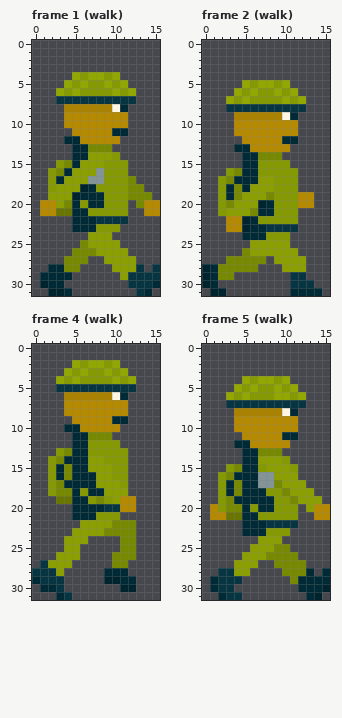
Two states of a pixel-art file, Visitant/Assets/Sprites/military guypv.aseprite. The picture above is the old version.
16x32 pixels, 13 frames. Colours within 5 levels of each other are drawn and written as one. Shown: frame 1 (walk), frame 2 (walk), frame 4 (walk), frame 5 (walk). The commit also changed other frames, which this record leaves out.
Once edited:
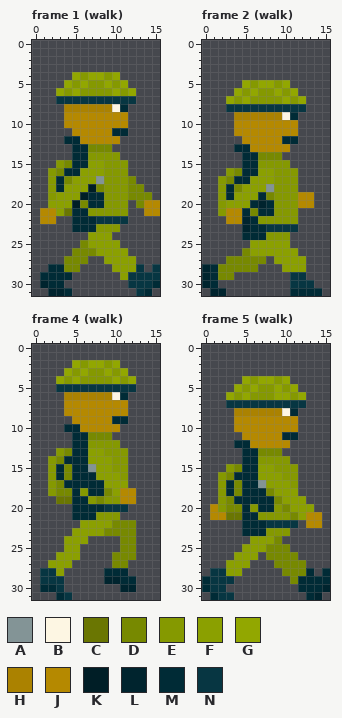
Palette (. is transparent): A #839496  B #fdf6e3  C #6a7602  D #778900  E #859900  F #8ba000  G #92a700  H #ab8200  J #b58900  K #001e26  L #00242e  M #002b36  N #073642
The edit:
Frame 1 (walk), layers "arm ö", "vapen", "kropp":
y 14: x 7..9 FFF -> EEE
y 15: x 6 F -> M
y 16: x 5 F -> M; x 8 A -> F
y 17: x 4 F -> D; x 7 A -> F
y 18: x 3 F -> M; x 6..8 LME -> FKD
y 19: x 2 F -> E; x 5..6 LM -> FK
y 20: x 1..2 JJ -> .F; x 4..6 DME -> FKD
y 21: x 3 C -> F
y 22: x 1..2 .. -> JJ
Frame 2 (walk), layer "arm ö":
y 16: x 7..8 EE -> FF
y 17: x 6 M -> F
y 18: x 5 M -> F; x 8 F -> A
y 19: x 4 D -> F; x 7 F -> M
y 20: x 3 D -> F; x 6 F -> M
y 21: x 3..5 FFF -> JJM
y 23: x 3..4 JJ -> ..
Frame 4 (walk), layers "arm ö", "ben ö":
y 13: x 7..8 EE -> FF
y 14: x 9 E -> F
y 15: x 7 F -> A
y 16: x 10 E -> F
y 17: x 8 F -> M; x 11 E -> F
y 18: x 9 F -> D; x 11..12 F. -> JJ
y 19: x 10 F -> E
y 20: x 11..12 JJ -> N.
y 27: x 1 N -> .
y 28: x 0 N -> .
y 29: x 0 M -> .
Frame 5 (walk), layers "arm ö", "ben ö", "kropp":
y 14: x 7..9 FFF -> EEE
y 15: x 7 E -> F; x 9..10 FF -> EE
y 16: x 7..8 AA -> FF; x 10..11 FF -> EE
y 17: x 8..9 AD -> FF; x 11..12 FF -> E.
y 18: x 8..10 EED -> DFF; x 12..13 FF -> ..
y 19: x 9..11 EED -> DFF; x 13..14 FF -> ..
y 20: x 10..12 EE. -> DFF; x 14..15 JJ -> ..
y 21: x 11..13 E.. -> DFJ; x 15 J -> .
y 22: x 13..14 .. -> JJ
y 24: x 6 . -> F; x 9 F -> D
y 25: x 5 . -> F; x 8 F -> D
y 26: x 4 . -> F; x 7 F -> .
y 27: x 3 . -> F; x 6 F -> .
y 28: x 1 . -> N; x 3 N -> F; x 5 F -> .
y 29: x 0..1 .M -> MN; x 4 N -> .
y 30: x 0..1 .M -> MN; x 3 N -> .
y 31: x 1..2 .M -> MN; x 4 N -> .
Where, in picture pixels (left, top, right, bottom), the same in both pictures:
changed: (40, 152, 112, 224)
changed: (226, 168, 274, 232)
changed: (88, 448, 136, 512)
erased: (32, 560, 48, 584)
changed: (202, 456, 330, 600)
